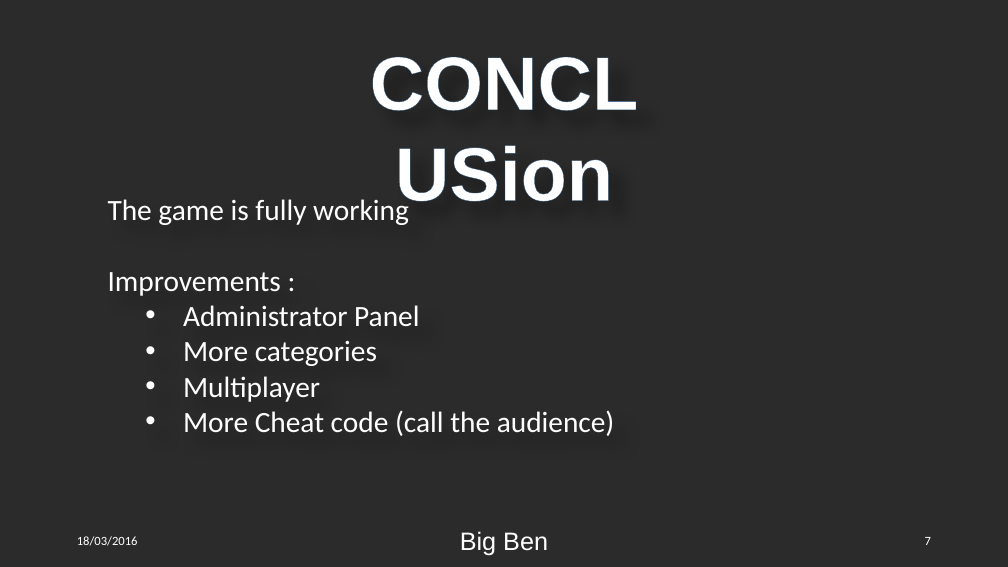
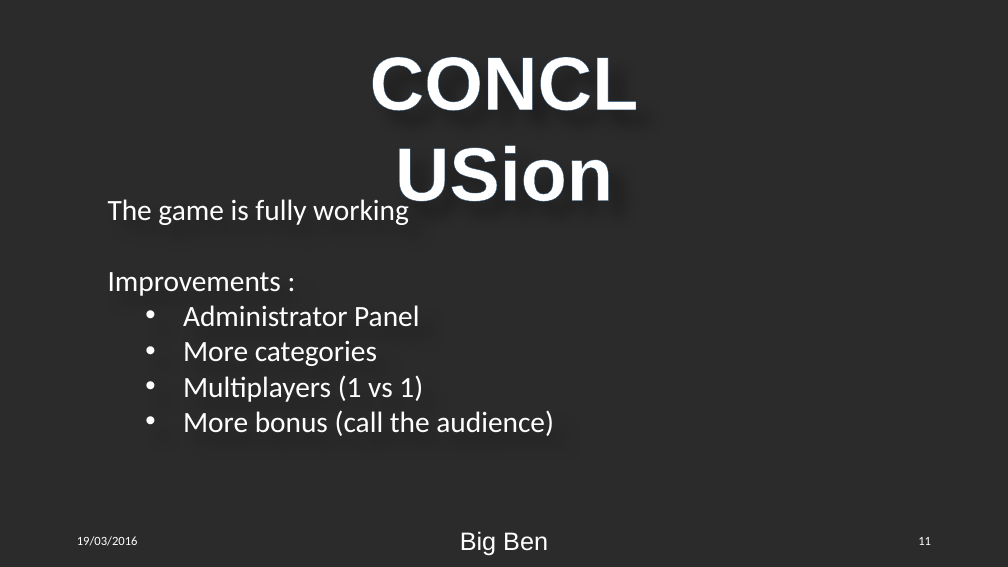
Before and after one commit to Qu1lby/BigBen, a slide deck: slide 11 of Presentation.pptx (slide 7 before the commit). Drawn at 1008x567 pixels with LibreOffice and Linux fonts; fonts in the diff are those of the drawing; background and template pictures are left out; a plain dark background stands for a picture behind light text. Boxes give left, top, right and bottom in pixels: in the first picture for what was removed or moved away, otherwise in the second. Text is boxed around its words. In the diff, an @@ line names an element or a change of style, - is before the commit and + after.

```diff
--- a/Presentation.pptx
+++ b/Presentation.pptx
@@ text at [183, 375, 554, 436]: text changed @@
-  • Multiplayer
-  • More Cheat code (call the audience)
+  • Multiplayers (1 vs 1)
+  • More bonus (call the audience)
@@ text at [77, 536, 138, 546]: text changed @@
-18/03/2016
+19/03/2016
@@ page number at [918, 537, 931, 545]: text changed @@
-7
+11
```
Also in this commit, not shown: 6 other slides changed, 4 slides added.
